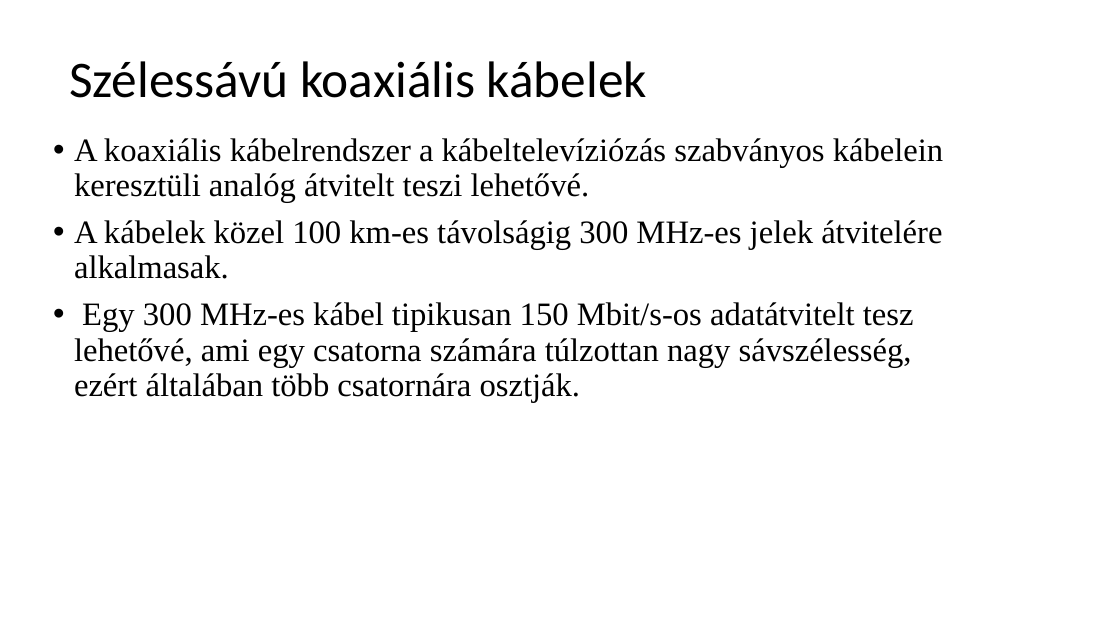
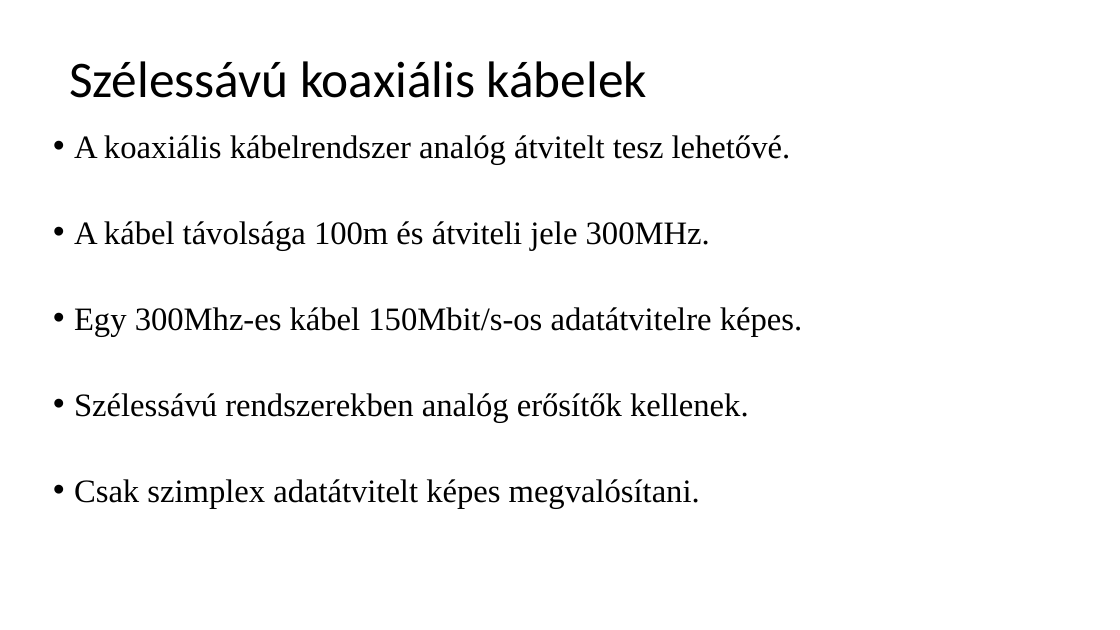
Before and after one commit to peterdaviid/Atviteli_kozeg_project, a slide deck: slide 2 of Vezetékes és vezeték nélküli átviteli közegek.pptx. Drawn at 1120x630 pixels with LibreOffice and Linux fonts; fonts in the diff are those of the drawing. Boxes give left, top, right and bottom in pixels: in the first picture for what was removed or moved away, otherwise in the second. Text is boxed around its words. In the diff, an @@ line names an element or a change of style, - is before the commit and + after.

Commit message:
Ppt készítés
Rafi: koaxiális kábel részt befejeztem, és az audio kábelt kezdtem el írni, történet, és a típusai-t kifejtettem
Szilárd: Szélessávú koaxiális kábel leírás, szélessávú rendszerek
Dávid: B E T E G

```diff
--- a/Vezetékes és vezeték nélküli átviteli közegek.pptx
+++ b/Vezetékes és vezeték nélküli átviteli közegek.pptx
@@ text at box(74, 135, 802, 508): text changed @@
-• A koaxiális kábelrendszer a kábeltelevíziózás szabványos kábelein keresztüli analóg átvitelt teszi lehetővé.
-• A kábelek közel 100 km-es távolságig 300 MHz-es jelek átvitelére alkalmasak.
-• Egy 300 MHz-es kábel tipikusan 150 Mbit/s-os adatátvitelt tesz lehetővé, ami egy csatorna számára túlzottan nagy sávszélesség, ezért általában több csatornára osztják.
+• A koaxiális kábelrendszer analóg átvitelt tesz lehetővé.
+• A kábel távolsága 100m és átviteli jele 300MHz.
+• Egy 300Mhz-es kábel 150Mbit/s-os adatátvitelre képes.
+• Szélessávú rendszerekben analóg erősítők kellenek.
+• Csak szimplex adatátvitelt képes megvalósítani.
```
Also in this commit, not shown: 1 other slide changed, 4 slides added, 1 slide removed.
